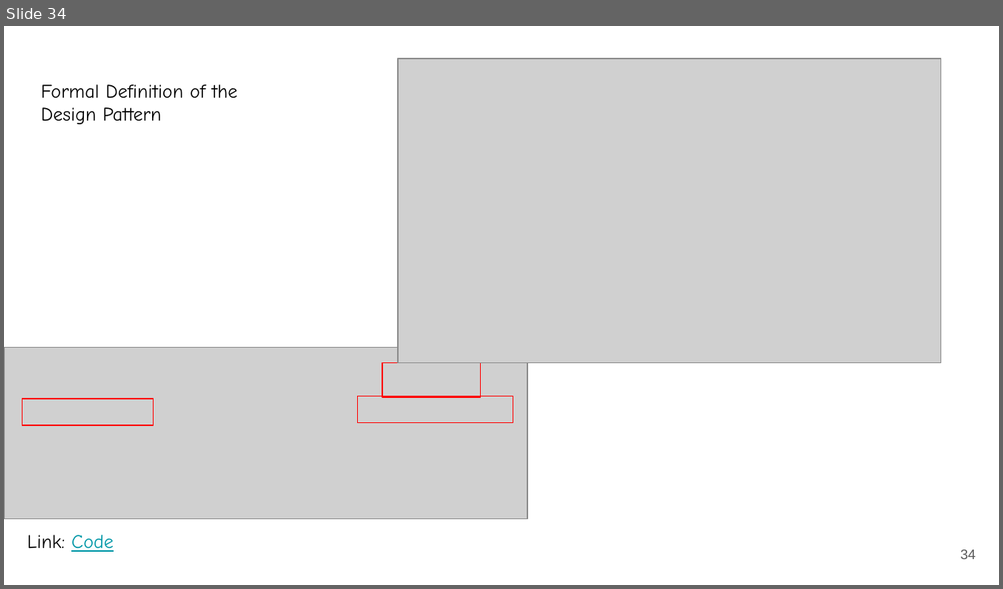
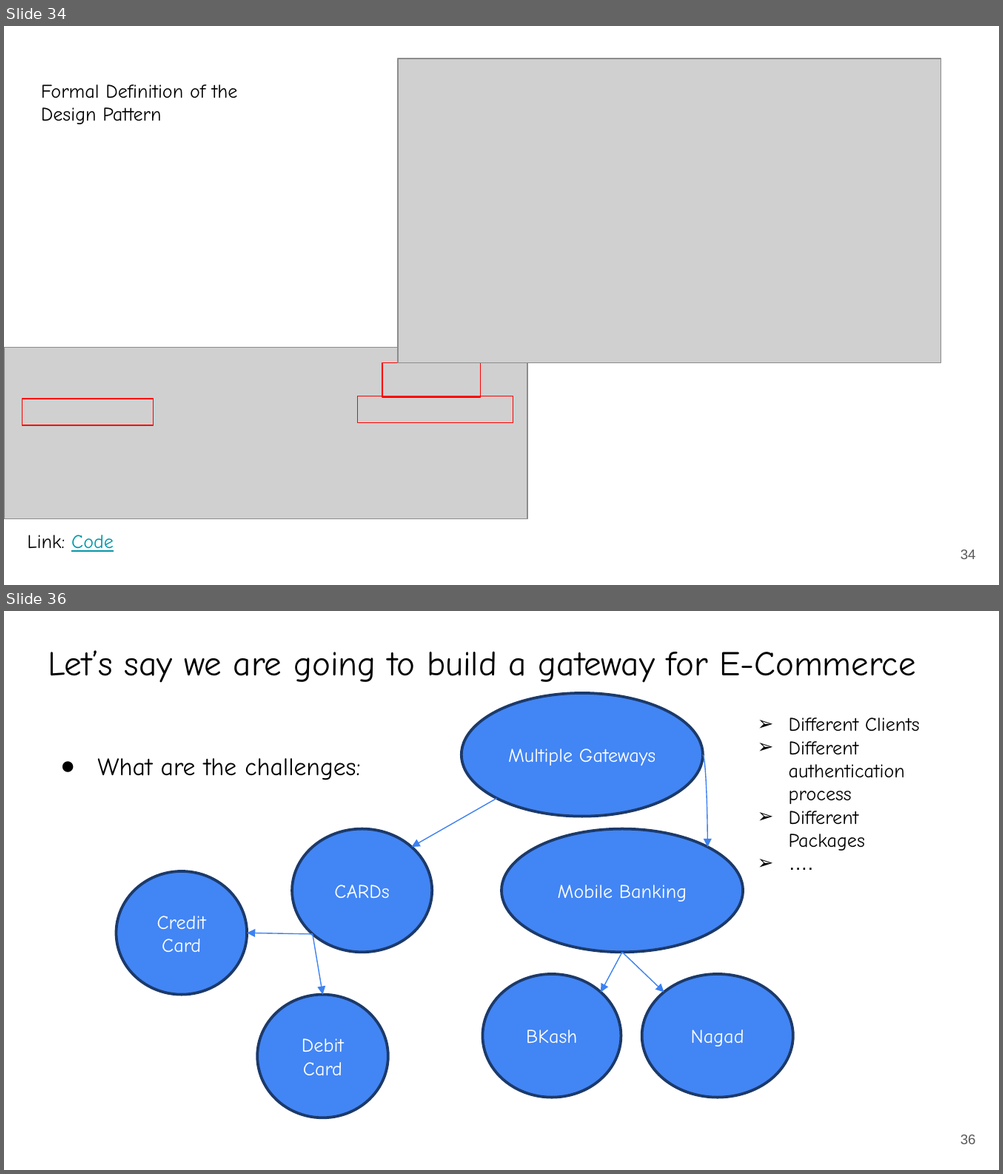
Before and after one commit to rizveeredwan/course-contents, a slide deck: CSE-3216/slides/1. SDP Introduction - Strategy Pattern.pptx. Shown one above the other, each under a label of ours: slide 34 before the commit, slides 34 and 36 after it; the slides between them are not shown. The pictures are 1003x589 and 1003x1174 pixels, drawn with LibreOffice and Linux fonts; fonts in the diff are those of the drawing; grey boxes stand for pictures. Boxes give left, top, right and bottom in pixels: in the first picture for what was removed or moved away, otherwise in the second. Text is boxed around its words. In the diff, an @@ line names an element or a change of style, - is before the commit and + after.

```diff
--- a/CSE-3216/slides/1. SDP Introduction - Strategy Pattern.pptx
+++ b/CSE-3216/slides/1. SDP Introduction - Strategy Pattern.pptx
@@ slide 36 added at bbox=[4, 611, 999, 1170], background #FFFFFF @@
@@ title added at bbox=[48, 650, 915, 683], 25.2 pt, text #000000 @@
+Let’s say we are going to build a gateway for E-Commerce
@@ ellipse added at bbox=[461, 694, 703, 817], fill #4285F4, outline #1D3A6B 2 pt, 14 pt, text #FFFFFF @@
+Multiple Gateways
@@ text added at bbox=[788, 718, 919, 851], 14 pt, text #000000 @@
+➢ Different Clients
+➢ Different authentication process
+➢ Different Packages
+➢ ….
@@ text added at bbox=[97, 758, 360, 780], 18 pt, text #000000 @@
+● What are the challenges:
@@ curved arrow added from (702, 755) to (707, 847), #3C81F3 0.75 pt @@
@@ arrow added from (496, 798) to (412, 847), #3C81F3 0.75 pt @@
@@ ellipse added at bbox=[293, 829, 432, 952], fill #4285F4, outline #1D3A6B 2 pt, 14 pt, text #FFFFFF @@
+CARDs
@@ ellipse added at bbox=[501, 829, 743, 952], fill #4285F4, outline #1D3A6B 2 pt, 14 pt, text #FFFFFF @@
+Mobile Banking
@@ ellipse added at bbox=[116, 871, 247, 995], fill #4285F4, outline #1D3A6B 2 pt, 14 pt, text #FFFFFF @@
+Credit Card
@@ arrow added from (313, 934) to (247, 933), #3C81F3 0.75 pt @@
@@ arrow added from (313, 934) to (322, 995), #3C81F3 0.75 pt @@
@@ arrow added from (622, 952) to (600, 993), #3C81F3 0.75 pt @@
@@ arrow added from (622, 952) to (663, 993), #3C81F3 0.75 pt @@
@@ ellipse added at bbox=[482, 974, 620, 1097], fill #4285F4, outline #1D3A6B 2 pt, 14 pt, text #FFFFFF @@
+BKash
@@ ellipse added at bbox=[642, 974, 793, 1097], fill #4285F4, outline #1D3A6B 2 pt, 14 pt, text #FFFFFF @@
+Nagad
@@ ellipse added at bbox=[258, 995, 388, 1118], fill #4285F4, outline #1D3A6B 2 pt, 14 pt, text #FFFFFF @@
+Debit Card
@@ page number added at bbox=[960, 1135, 976, 1145], 10 pt, text #595959 @@
+36
```
Also in this commit, not shown: 3 other slides added.
